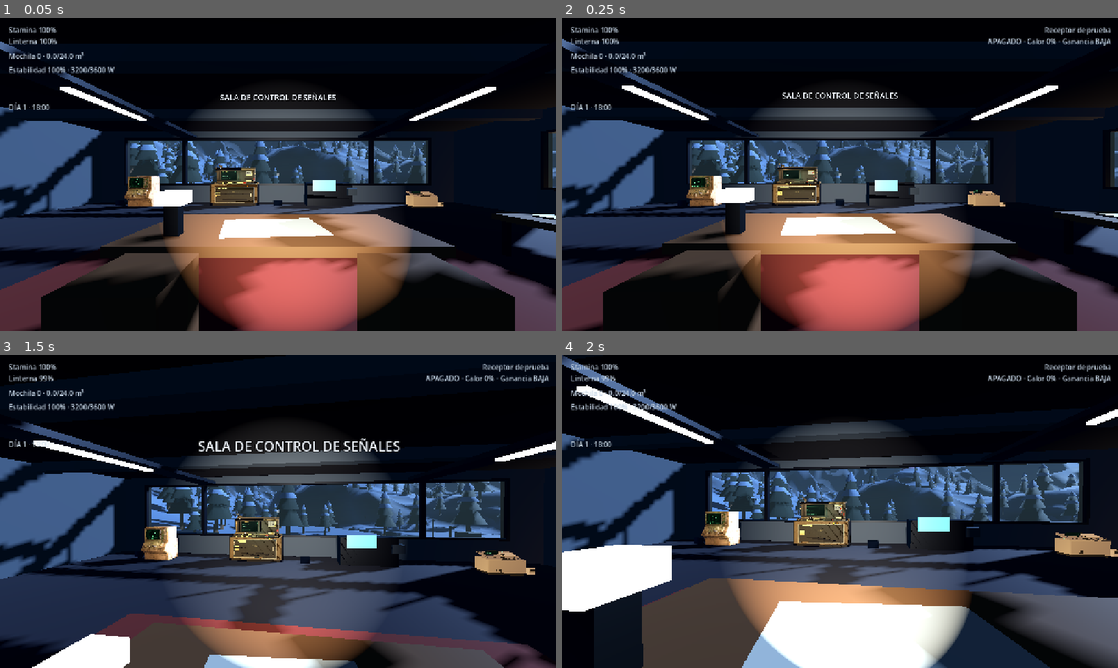
Above: before the commit, frames 1-4 (two rows, left to right).
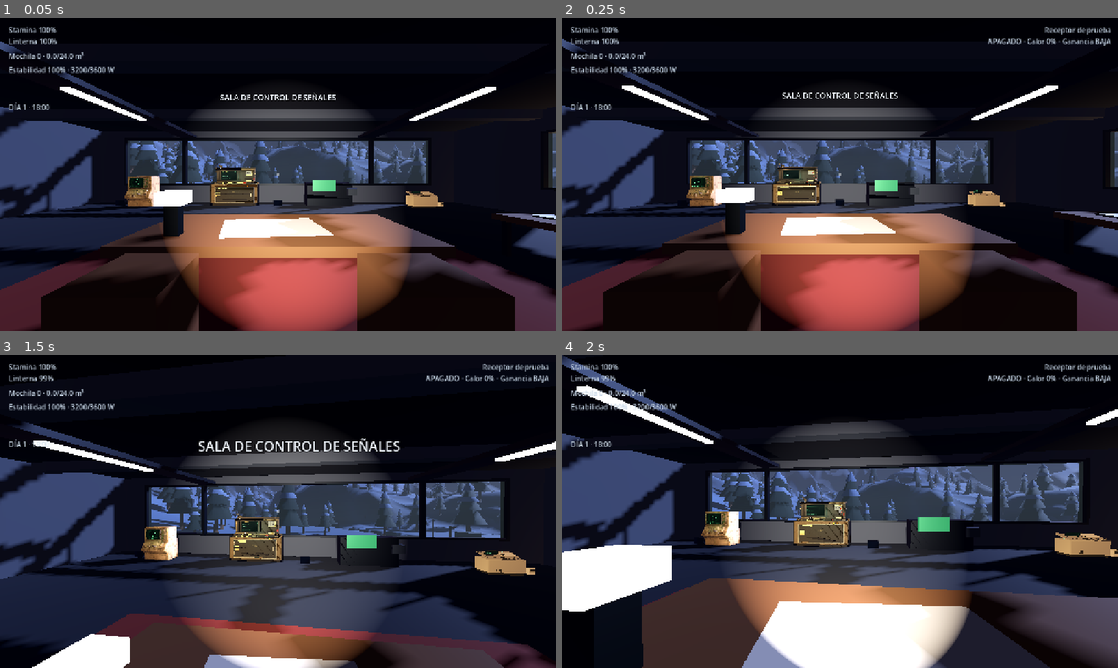
Above: after the commit, the same moments.

Repository: kodkodnap/kenoma
Game: Godot game, scene res://scenes/main.tscn
The game is run twice, just before and just after one commit, with the same random seed, the same clock (stepped at 60 frames per second) and the same inputs.
Inputs (mouse positions are in pixels of both pictures, inside the frame that each line leads up to):
- Up to frame 1 (0.05 s): no input
- Up to frame 2 (0.25 s): no input
- Up to frame 3 (1.5 s): tap Enter at 0.5 s; move the mouse to (305, 511) at 0.52 s; hold Ctrl (crouch) 0.53-1.28 s; hold W (move_forward) from 0.53 s (still down); click (305, 511) at 0.67 s; tap Space (jump) at 0.77 s; move the mouse to (250, 511) at 1.27 s; tap G (drop) at 1.35 s
- Up to frame 4 (2 s): keep holding W (move_forward); tap Space (jump) at 1.52 s

The runs differ from the first frame. In frame 1, 3.3% of the frame differs, in the area x 0-100%, y 7-76%; in frame 2, 3.3%; in frame 3, 4.3%; in frame 4, 6.0%, in the area x 0-100%, y 1-100%.

Commit message:
style(world): cielo crepuscular y pantallas menos emisivas

Diff:
--- a/godot/scenes/main.tscn
+++ b/godot/scenes/main.tscn
@@ -8,11 +8,11 @@
 [ext_resource type="PackedScene" path="res://scenes/base/alpha_root_base.tscn" id="7_base"]
 
 [sub_resource type="ProceduralSkyMaterial" id="Sky_alpine"]
-sky_top_color = Color(0.055, 0.095, 0.175, 1)
-sky_horizon_color = Color(0.18, 0.27, 0.40, 1)
-ground_bottom_color = Color(0.04, 0.06, 0.10, 1)
-ground_horizon_color = Color(0.14, 0.21, 0.32, 1)
-sky_curve = 0.22
+sky_top_color = Color(0.035, 0.060, 0.130, 1)
+sky_horizon_color = Color(0.32, 0.22, 0.27, 1)
+ground_bottom_color = Color(0.06, 0.07, 0.12, 1)
+ground_horizon_color = Color(0.17, 0.16, 0.23, 1)
+sky_curve = 0.35
 
 [sub_resource type="Sky" id="Sky_kenoma"]
 sky_material = SubResource("Sky_alpine")
@@ -21,13 +21,13 @@
 background_mode = 2
 sky = SubResource("Sky_kenoma")
 ambient_light_source = 3
-ambient_light_color = Color(0.26, 0.38, 0.56, 1)
-ambient_light_sky_contribution = 0.72
-ambient_light_energy = 0.48
+ambient_light_color = Color(0.30, 0.32, 0.48, 1)
+ambient_light_sky_contribution = 0.55
+ambient_light_energy = 0.40
 tonemap_mode = 2
 fog_enabled = true
-fog_light_color = Color(0.14, 0.22, 0.34, 1)
-fog_density = 0.00095
+fog_light_color = Color(0.22, 0.24, 0.36, 1)
+fog_density = 0.0014
 
 [node name="Main" type="Node3D" unique_id=510003987]
 script = ExtResource("3_main")
@@ -37,8 +37,8 @@
 
 [node name="Moon" type="DirectionalLight3D" parent="." unique_id=1492931274]
 transform = Transform3D(-0.5345, -0.3719, 0.7594, 0, 0.898, 0.44, -0.8452, 0.2352, -0.4796, 0, 0, 0)
-light_color = Color(0.66, 0.79, 0.98, 1)
-light_energy = 1.25
+light_color = Color(0.62, 0.70, 0.92, 1)
+light_energy = 0.95
 shadow_enabled = true
 shadow_bias = 0.05
 directional_shadow_max_distance = 240.0
--- a/godot/scripts/world/base_builder.gd
+++ b/godot/scripts/world/base_builder.gd
@@ -75,7 +75,7 @@
 	_materials["ceiling"] = _material(Color(0.11, 0.12, 0.14), 0.0, 0.96)
 	_materials["metal"] = _material(Color(0.28, 0.31, 0.33), 0.55, 0.52)
 	_materials["dark_metal"] = _material(Color(0.10, 0.12, 0.14), 0.72, 0.45)
-	_materials["screen"] = _material(Color(0.03, 0.18, 0.16), 0.0, 0.35, Color(0.18, 0.96, 0.62), 2.3)
+	_materials["screen"] = _material(Color(0.03, 0.12, 0.10), 0.0, 0.35, Color(0.22, 0.65, 0.40), 0.75)
 	_materials["light"] = _material(Color(1.0, 0.88, 0.66), 0.0, 0.4, Color(1.0, 0.74, 0.38), 2.8)
 	_materials["snow"] = _material(Color(0.47, 0.55, 0.68), 0.0, 0.96)
 	_materials["rock"] = _material(Color(0.15, 0.17, 0.21), 0.0, 0.95)
